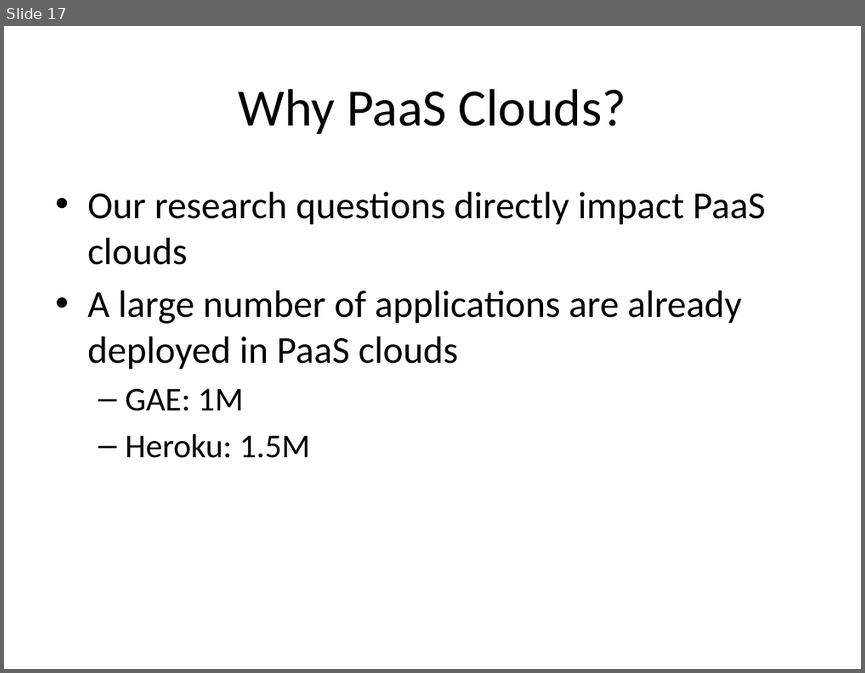
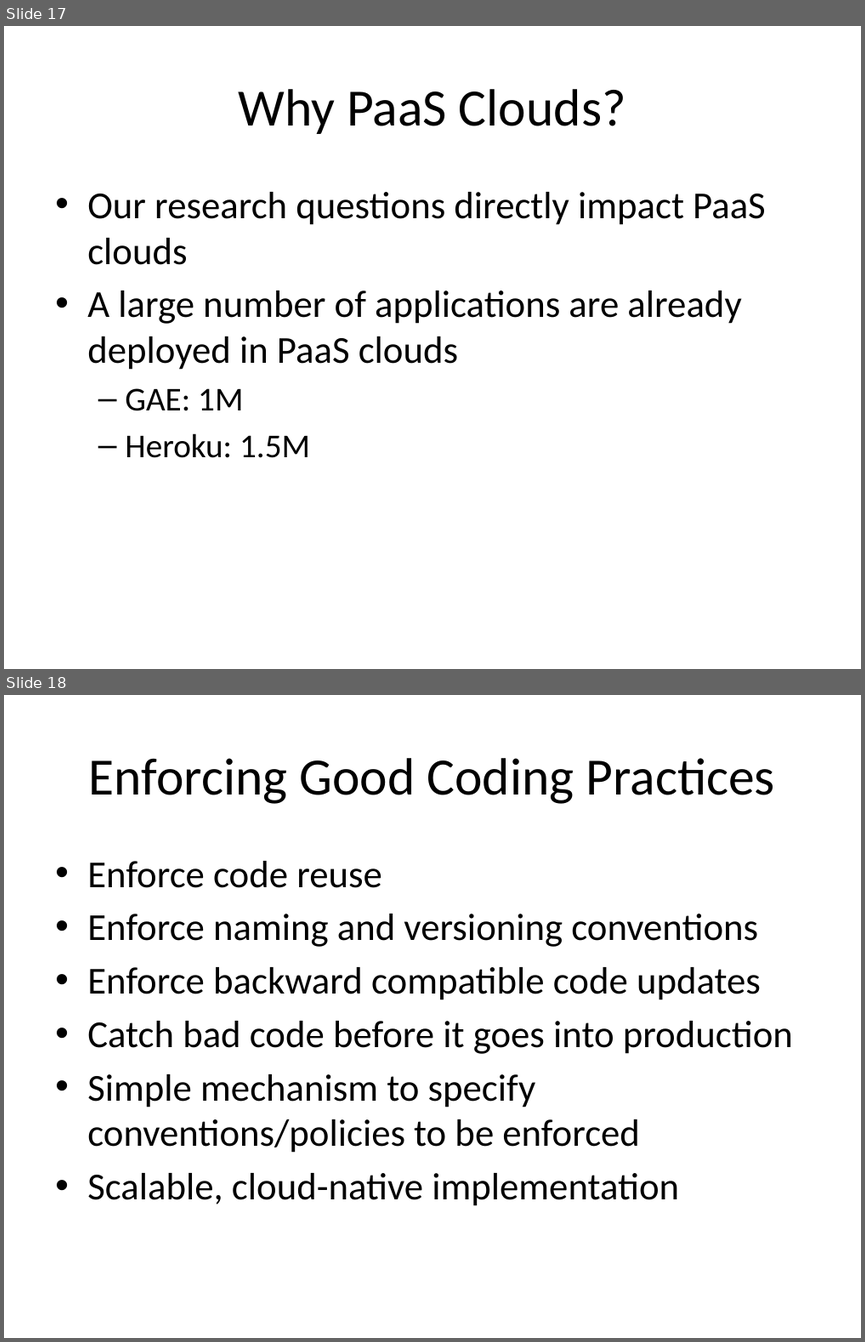
Before and after one commit to Dithn/eager-appscale, a slide deck: Eager/elk-experiment/appserver/system_design.pptx. Shown one above the other, each under a label of ours: slide 17 before the commit, slides 17 and 18 after it. The pictures are 865x673 and 865x1342 pixels, drawn with LibreOffice and Linux fonts; fonts in the diff are those of the drawing. Boxes give left, top, right and bottom in pixels: in the first picture for what was removed or moved away, otherwise in the second. Text is boxed around its words. In the diff, an @@ line names an element or a change of style, - is before the commit and + after.

```diff
--- a/Eager/elk-experiment/appserver/system_design.pptx
+++ b/Eager/elk-experiment/appserver/system_design.pptx
@@ slide 18 added at (4, 695, 861, 1338), background #FFFFFF @@
@@ title added at (89, 758, 776, 804), 44 pt, text #000000 @@
+Enforcing Good Coding Practices
@@ text added at (87, 861, 793, 1206), 32 pt, text #000000 @@
+• Enforce code reuse
+• Enforce naming and versioning conventions
+• Enforce backward compatible code updates
+• Catch bad code before it goes into production
+• Simple mechanism to specify conventions/policies to be enforced
+• Scalable, cloud-native implementation
```
Also in this commit, not shown: 9 other slides added.
